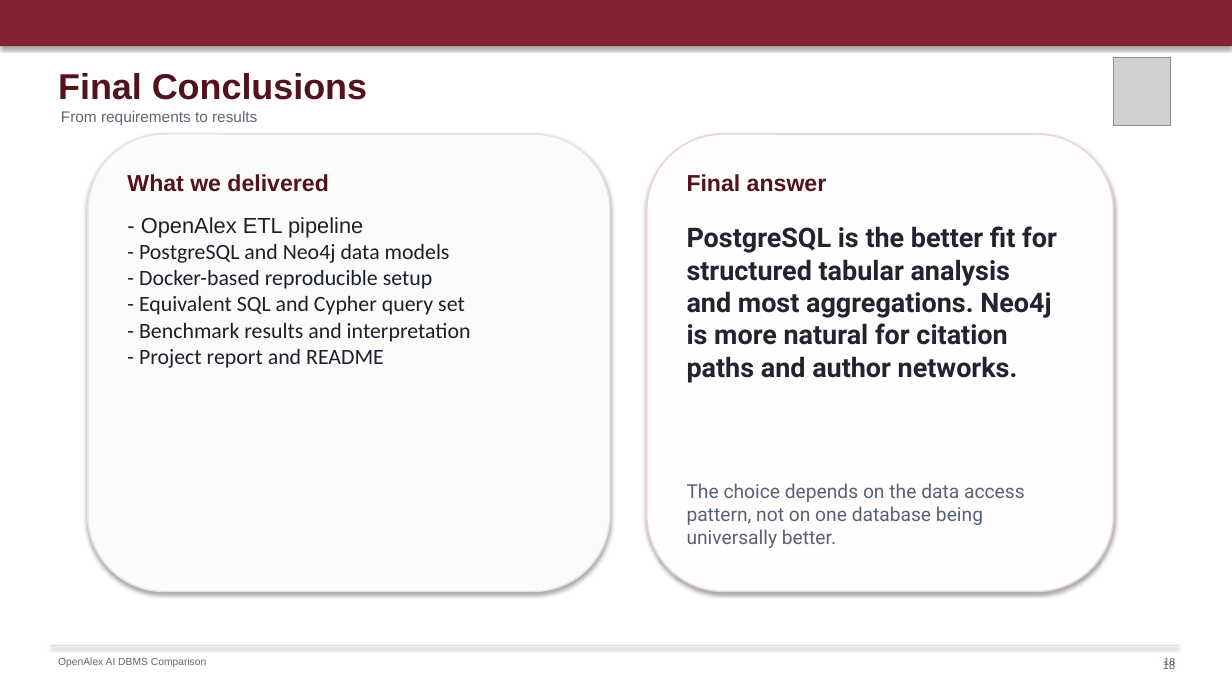
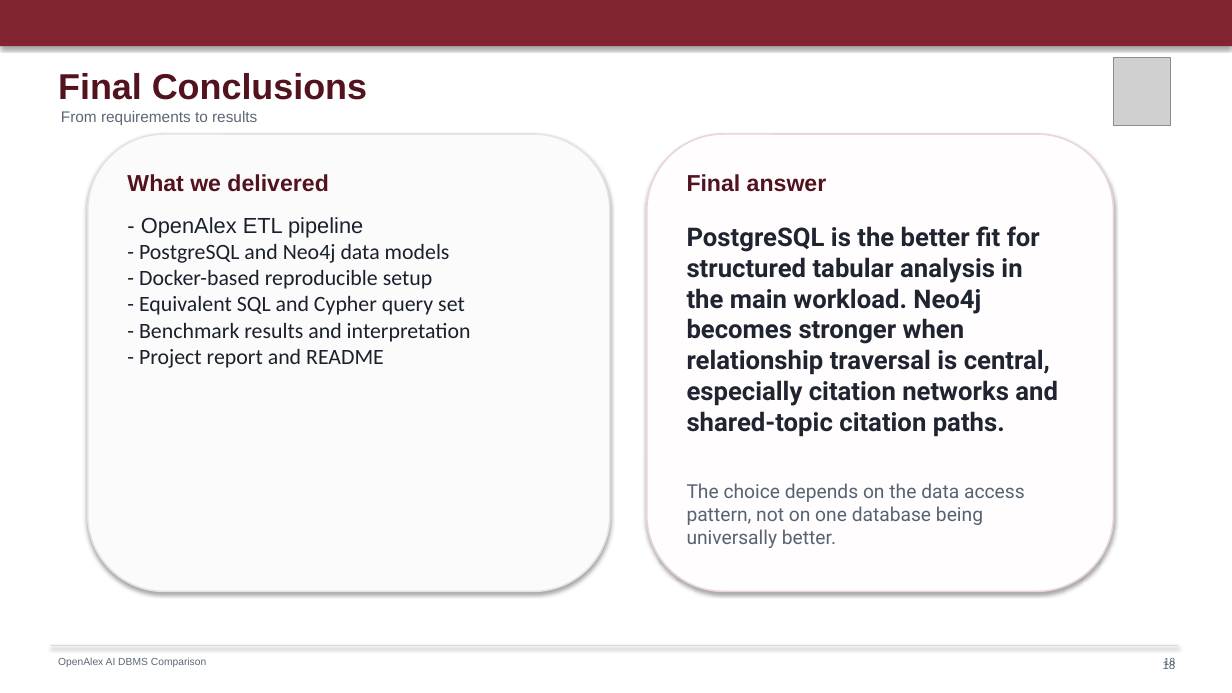
Before and after one commit to hamzaabedlkadr-b/openalex-ai-db-comparison, a slide deck: slide 18 of docs/OpenAlex_DBMS_Comparison_Sapienza.pptx. Drawn at 1232x693 pixels with LibreOffice and Linux fonts; fonts in the diff are those of the drawing; grey boxes stand for pictures. Boxes give left, top, right and bottom in pixels: in the first picture for what was removed or moved away, otherwise in the second. Text is boxed around its words. In the diff, an @@ line names an element or a change of style, - is before the commit and + after.

Commit message:
Add graph-focused benchmark analysis

```diff
--- a/docs/OpenAlex_DBMS_Comparison_Sapienza.pptx
+++ b/docs/OpenAlex_DBMS_Comparison_Sapienza.pptx
@@ text at (687,226,1058,437): text changed; size 21 to 20 pt @@
-PostgreSQL is the better fit for structured tabular analysis and most aggregations. Neo4j is more natural for citation paths and author networks.
+PostgreSQL is the better fit for structured tabular analysis in the main workload. Neo4j becomes stronger when relationship traversal is central, especially citation networks and shared-topic citation paths.
```
Also in this commit, not shown: 1 other slide changed, 1 slide added, 10 other files.
